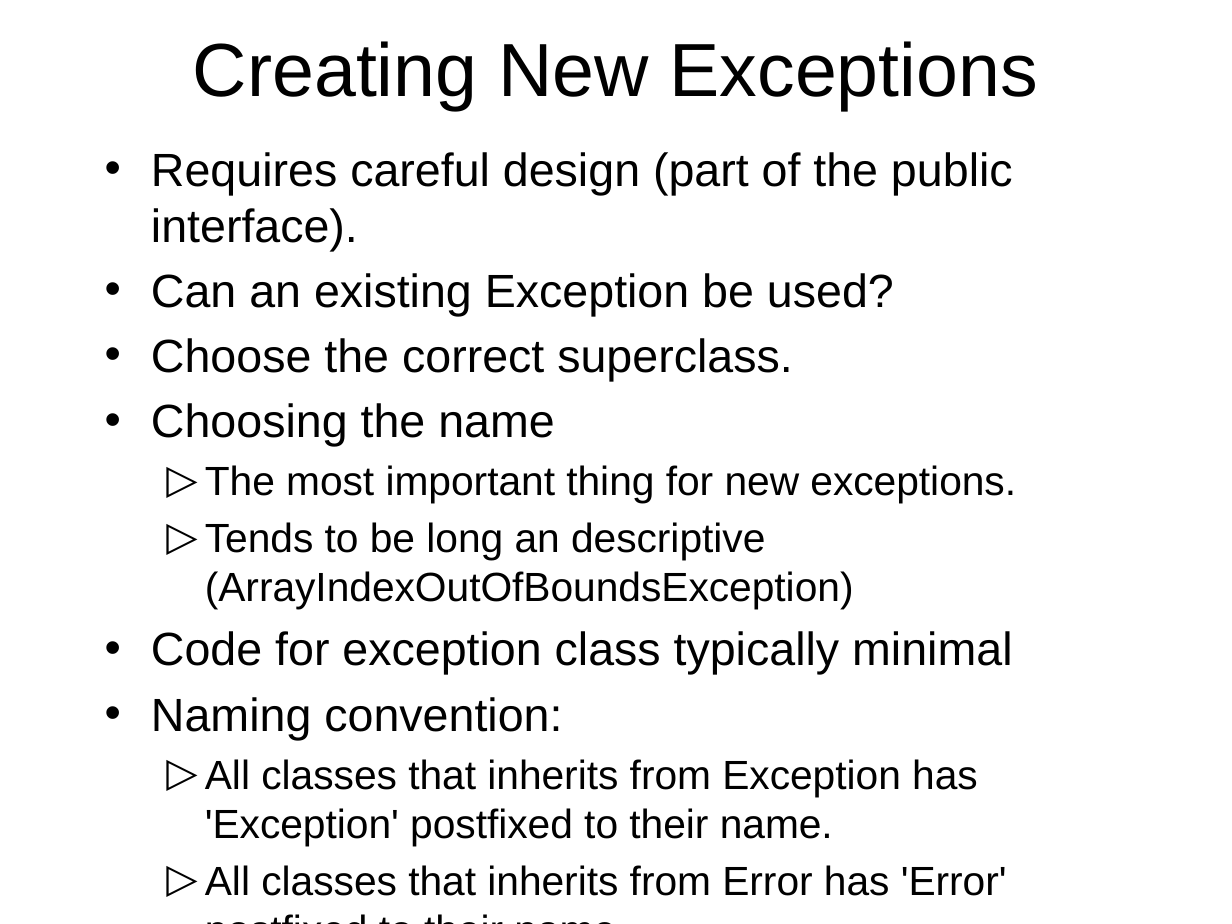
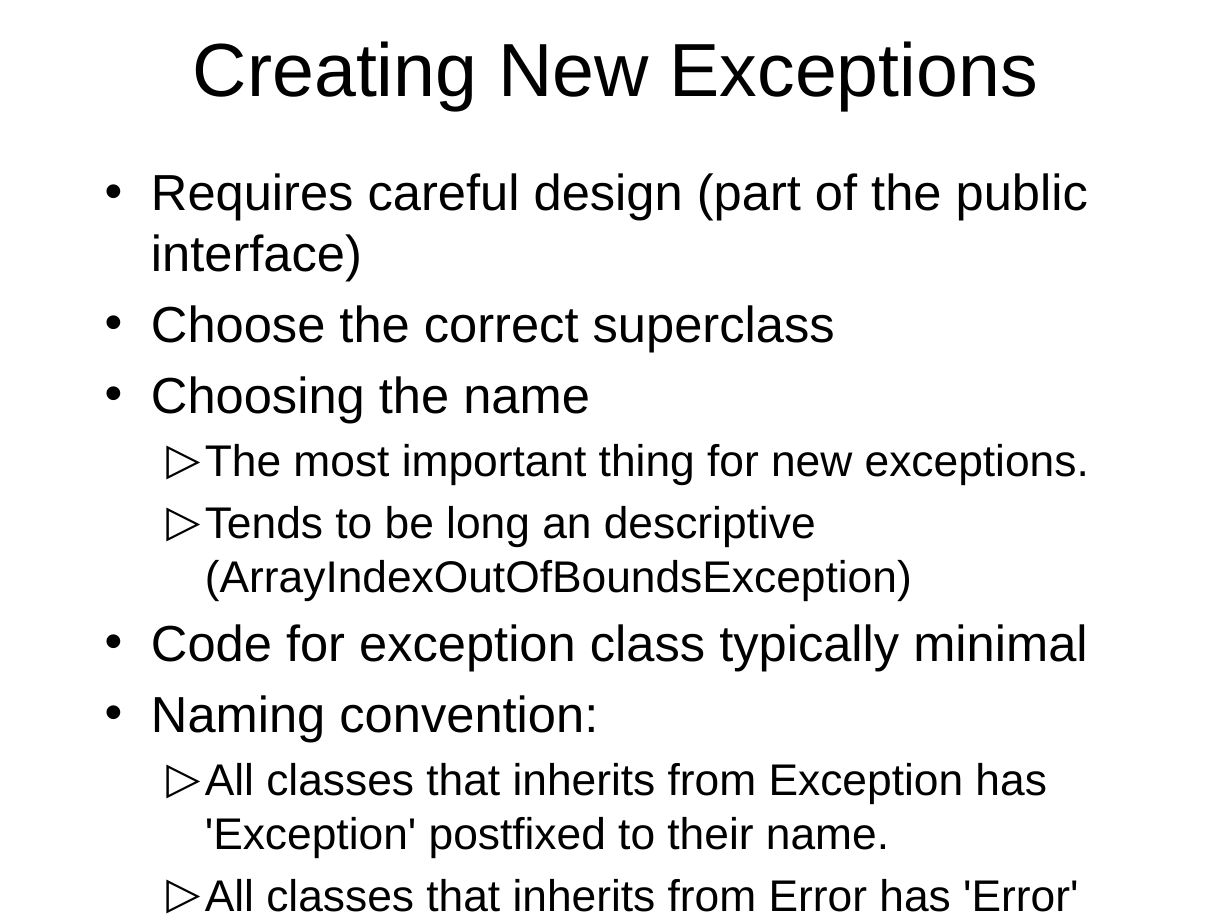
Before and after one commit to octaviordz/zjnu2017.github.io, a slide deck: slide 32 of OOP/lectures/060--Internal.Classes.and.Exceptions.pptx (slide 31 before the commit). Drawn at 1232x924 pixels with LibreOffice and Linux fonts; fonts in the diff are those of the drawing. Boxes give left, top, right and bottom in pixels: in the first picture for what was removed or moved away, otherwise in the second. Text is boxed around its words. In the diff, an @@ line names an element or a change of style, - is before the commit and + after.

```diff
--- a/OOP/lectures/060--Internal.Classes.and.Exceptions.pptx
+++ b/OOP/lectures/060--Internal.Classes.and.Exceptions.pptx
@@ text "Requires careful design (part of ...": place and size @@
-text "Requires careful design (part of ..." at [151,152,1016,896]
+text "Requires careful design (part of ..." at [151,173,1089,912]
@@ text at [151,173,1088,353]: text changed; size 27.2 to 29.6 pt @@
-• Requires careful design (part of the public interface).
-• Can an existing Exception be used?
-• Choose the correct superclass.
+• Requires careful design (part of the public interface)
+• Choose the correct superclass
@@ text at [151,376,1089,912]: size 27.2 to 29.6 pt in "Choosing the name", "Code for exception class typically minimal", "Naming convention:"; size 23.8 to 25.9 pt in "The most important thing for new exceptions.", "Tends to be long an descriptive (ArrayIndexOutOfBoundsExcept ...", "All classes that inherits from Exception has ...", "All classes that inherits from Error has ..." @@
```
Also in this commit, not shown: 24 other slides changed, 1 slide added, 2 other files.
